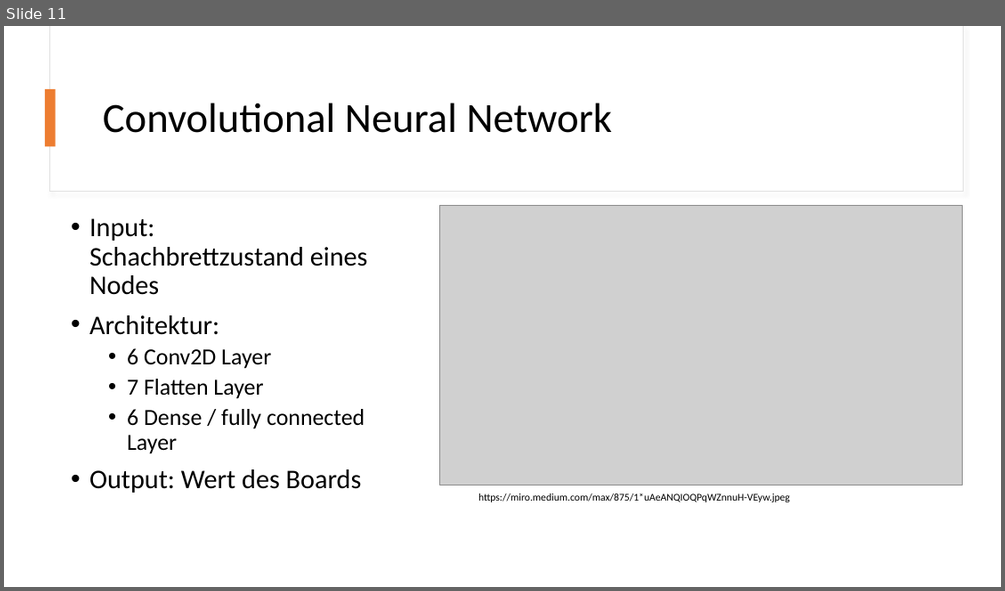
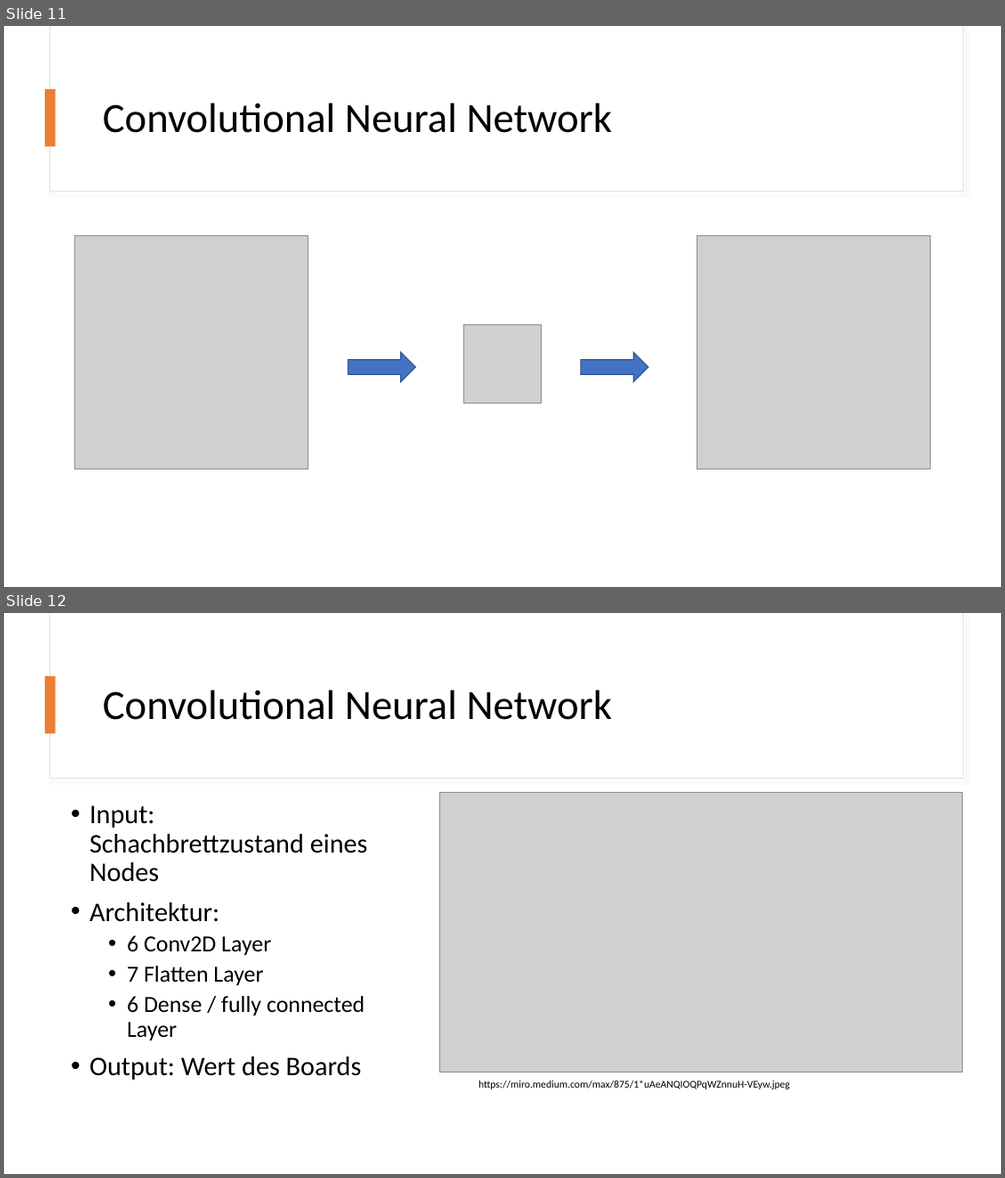
Before and after one commit to Brebeck-Jan/chessmaster, a slide deck: Präsentationen/Abschlusspräsentation/Chessmaster_Abschluss.pptx. Shown one above the other, each under a label of ours: slide 11 before the commit, slides 11 and 12 after it. The pictures are 1005x591 and 1005x1178 pixels, drawn with LibreOffice and Linux fonts; fonts in the diff are those of the drawing; grey boxes stand for pictures. Boxes give left, top, right and bottom in pixels: in the first picture for what was removed or moved away, otherwise in the second. Text is boxed around its words. In the diff, an @@ line names an element or a change of style, - is before the commit and + after.

```diff
--- a/Präsentationen/Abschlusspräsentation/Chessmaster_Abschluss.pptx
+++ b/Präsentationen/Abschlusspräsentation/Chessmaster_Abschluss.pptx
@@ slide 11 added at box(4, 26, 1001, 587), background #FFFFFF @@
@@ rectangle added at box(49, 26, 963, 192), fill #FFFFFF, outline #E1E1E1 1 pt @@
@@ rectangle added at box(50, 26, 963, 191), fill #FFFFFF @@
@@ rectangle added at box(45, 89, 56, 146), fill #ED7D31 @@
@@ title added at box(103, 103, 613, 133), 40 pt, text #000000 @@
+Convolutional Neural Network
@@ picture added at box(74, 235, 307, 468) @@
@@ picture added at box(697, 235, 930, 468) @@
@@ picture added at box(464, 325, 542, 402) @@
@@ arrow added from (308, 352) to (308, 352), #4472C4 0.5 pt @@
@@ right arrow added at box(348, 352, 415, 382), fill #4472C4, outline #325491 1 pt @@
@@ right arrow added at box(581, 352, 647, 382), fill #4472C4, outline #325491 1 pt @@
@@ what was slide 11 is now slide 12 @@
```
Also in this commit, not shown: 5 slides changed, 3 other slides added, 5 slides removed.
